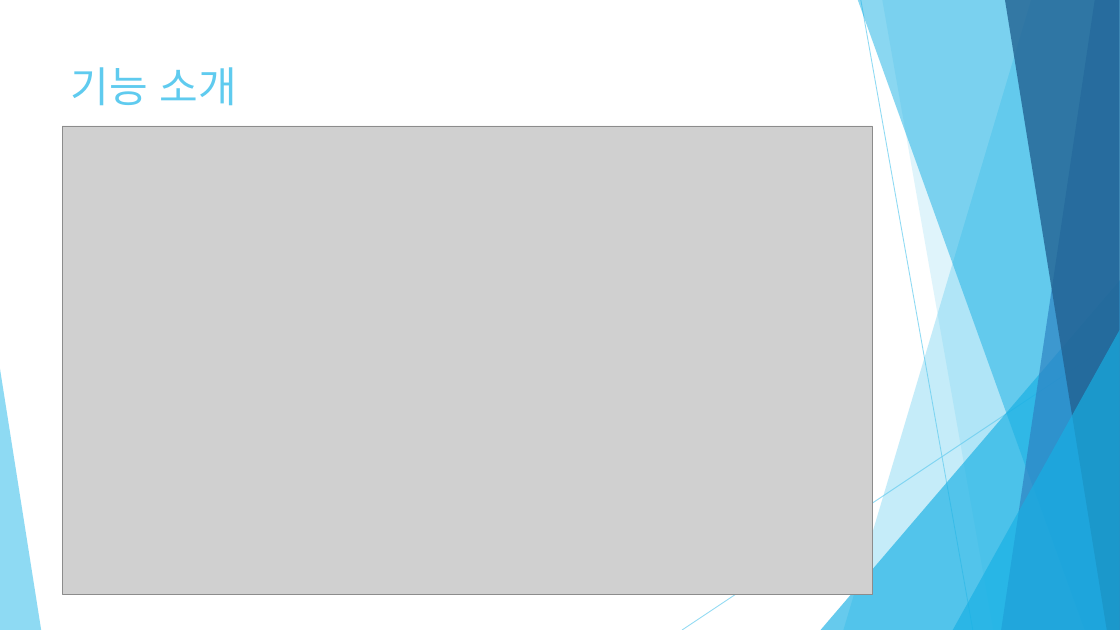
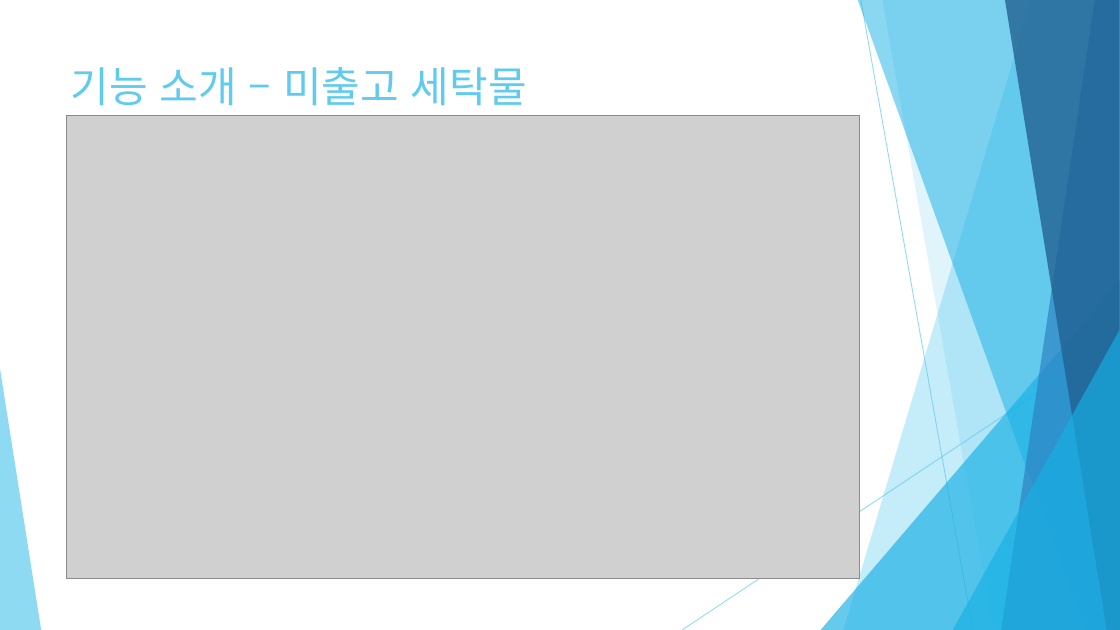
Before and after one commit to mywns123/project_yeop, a slide deck: slide 19 of document/세탁물 주문 관리_임준엽.pptx (slide 13 before the commit). Drawn at 1120x630 pixels with LibreOffice and Linux fonts; fonts in the diff are those of the drawing; grey boxes stand for pictures. Boxes give left, top, right and bottom in pixels: in the first picture for what was removed or moved away, otherwise in the second. Text is boxed around its words. In the diff, an @@ line names an element or a change of style, - is before the commit and + after.

```diff
--- a/document/세탁물 주문 관리_임준엽.pptx
+++ b/document/세탁물 주문 관리_임준엽.pptx
@@ title at [71, 67, 527, 106]: text changed @@
-기능 소개
+기능 소개 – 미출고 세탁물
@@ picture: place and size @@
-picture at [62, 126, 873, 594]
+picture at [66, 116, 860, 579]
```
Also in this commit, not shown: 19 other slides changed, 7 slides added, 19 other files.
